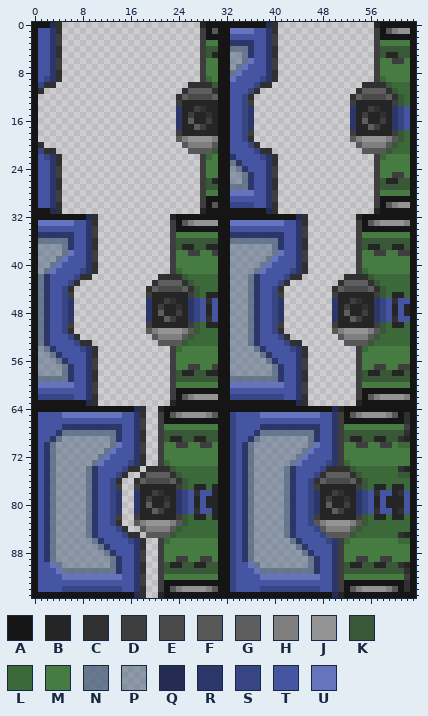
Two states of a sprite sheet, Resources/Textures/Structures/Doors/Airlocks/Glass/maint.rsi/closing.png. This is how it looked before the edit.
The file is 64x96 pixels. Colours within 5 levels of each other are drawn and written as one.
Palette (. is transparent): A #151515  B #252525  C #303030  D #3e3e3e  E #4a4a4a  F #585858  G #5e5e5e  H #7f7f7f  J #949494  K #395837  L #3c6939  M #467b41  N #506580d0  P #50658182  Q #242c54  R #2c3668  S #384584  T #4655a2  U #6574bd
Now the later version:
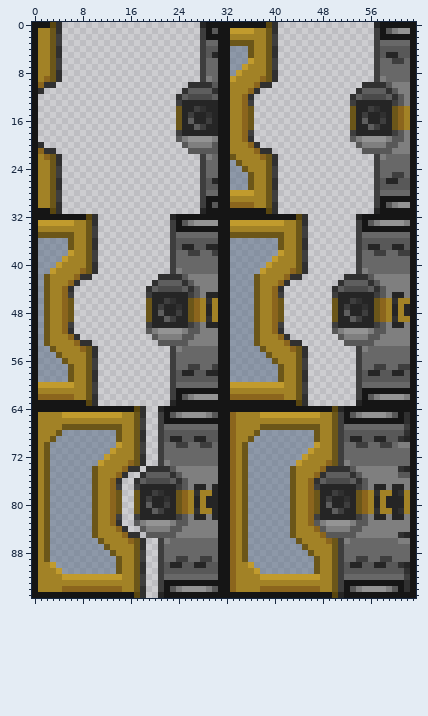
The edit:
colour M: #467b41 -> #686868
colour Q: #242c54 -> #59460f
colour R: #2c3668 -> #6b5619
colour S: #384584 -> #8b651d
colour T: #4655a2 -> #a28226
colour U: #6574bd -> #c19b2d
Changed rows in their new state; - is a pixel that keeps its letter.
first column x 29:
 4 FF--PPP----------------------FFFFF
 5 F-----P----------------------F--FF
 6 ------P---------------------------
 7 -----P----------------------------
 8 ----P-----------------------------
 9 H----------------------------H----
10 -F----------------------------FHHH
11 -------------------------------FHH
12 --------------------------------FH
13 --------------------------------FH
first column x 29:
18 --------------------------------FH
19 --------------------------------FH
20 -------------------------------FHH
21 -F----------------------------FHHH
22 H----------------------------H----
23 ----P-----------------------------
24 -----P----------------------------
25 ------P---------------------------
26 F-----P----------------------F--FF
27 FF--PPP----------------------FFFFF
first column x 1:
36 PPPPP------------------FFFFFFF--PPPPPPPP--------------FFFFFFFF
37 ----P------------------F--FF-----------P--------------F--FF--F
38 ----P----------------------------------P----------------------
39 ---P----------------------------------P-----------------------
40 --P----------------------------------P------------------------
41 -P---------------------H------------P-----------------H-------
42 P-----------------------FHHHHH-----P-------------------FHHHHHH
43 P------------------------FHHHH-----P--------------------FHHHHH
44 P-------------------------FHHH-----P---------------------FHHHH
45 P-------------------------FH-------P---------------------FH--H
46 P----------------------------------P--------------------------
47 P----------------------------------P--------------------------
48 P----------------------------------P--------------------------
49 P----------------------------------P--------------------------
50 P-------------------------FH-------P---------------------FH--H
51 P-------------------------FHHH-----P---------------------FHHHH
52 P------------------------FHHHH-----P--------------------FHHHHH
53 P-----------------------FHHHHH-----P-------------------FHHHHHH
54 -P---------------------H------------P-----------------H-------
55 --P----------------------------------P------------------------
56 ---P----------------------------------P-----------------------
57 ----P----------------------------------P----------------------
58 ----P------------------F--FF-----------P--------------F--FF--F
59 PPPPP------------------FFFFFFF--PPPPPPPP--------------FFFFFFFF
first column x 3:
68 --PPPPPPPPP--------FFFFFFFFF-------PPPPPPPPP-----FFFFFFFFFF-
69 -P--------P--------F--FF--FF------P--------P-----F--FF--FF--
70 P---------P----------------------P---------P--------------HH
71 P--------P-----------------------P--------P-----------------
72 P-------P------------------------P-------P------------------
73 P------P-----------H-------------P------P--------H----------
74 P-----P-------------FHHHHHHH-----P-----P----------FHHHHHHH--
75 P-----P--------------FHHHHHH-----P-----P-----------FHHHHHHFF
76 P-----P---------------FHHHHH-----P-----P------------FHHHHHHH
77 P-----P---------------FH--H------P-----P------------FH--H--H
78 P-----P--------------------------P-----P--------------------
79 P-----P--------------------------P-----P--------------------
80 P-----P--------------------------P-----P--------------------
81 P-----P--------------------------P-----P--------------------
82 P-----P---------------FH--H------P-----P------------FH--H--H
83 P-----P---------------FHHHHH-----P-----P------------FHHHHHHH
84 P-----P--------------FHHHHHH-----P-----P-----------FHHHHHHHH
85 P-----P-------------FHHHHHHH-----P-----P----------FHHHHHHH--
86 P------P-----------H-------------P------P--------H--------HH
87 P-------P------------------------P-------P------------------
88 P--------P-----------------------P--------P-----------------
89 P---------P----------------------P---------P----------------
90 -P--------P--------F--FF--FF------P--------P-----F--FF--FF--
91 --PPPPPPPPP--------FFFFFFFFF-------PPPPPPPPP-----FFFFFFFFFF-
